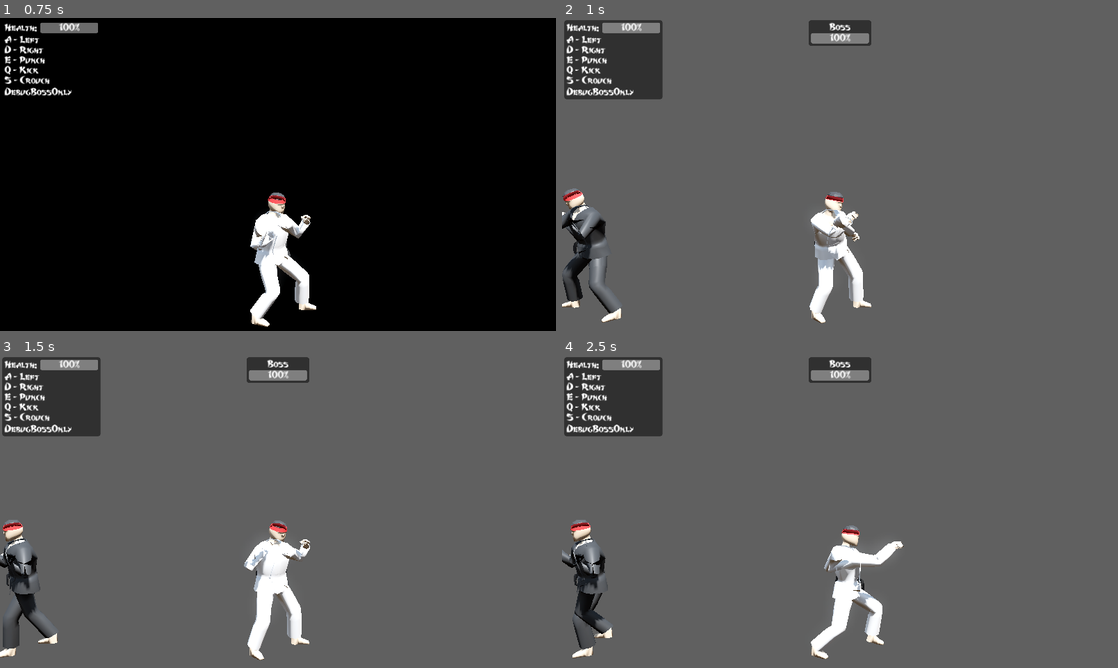
Above: before the commit, frames 1-4 (two rows, left to right).
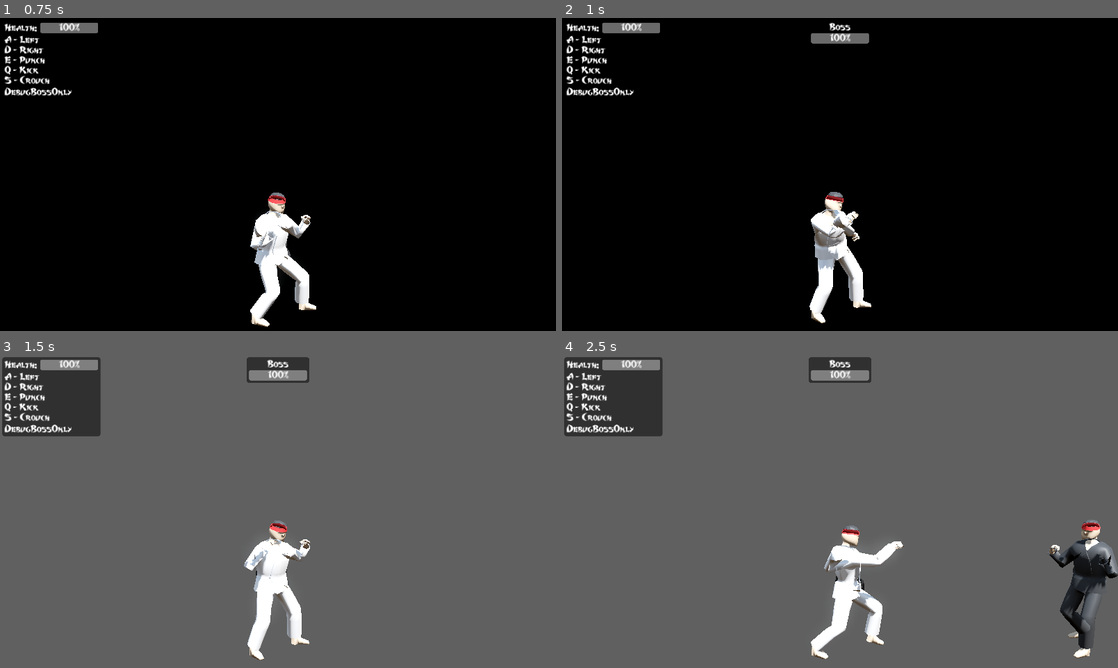
Above: after the commit, the same moments.

Repository: Oliver-Misbach/EnterTheDojo
Game: Godot game, scene res://src/level/debug_boss_only.tscn
The game is run twice, just before and just after one commit, with the same random seed, the same clock (stepped at 60 frames per second) and the same inputs. This scene is started directly instead of the project's main scene. The engine's default icon, where the game draws it, is replaced by a stand-in: a white triangle on a blue panel in a dark square.
Inputs:
- Up to frame 1 (0.75 s): tap Enter at 0.5 s; hold D (right) from 0.53 s (still down); tap S (crouch) at 0.6 s
- Up to frame 2 (1 s): keep holding D (right); tap Q (kick) at 0.8 s
- Up to frame 3 (1.5 s): release D (right) at 1.28 s; hold A (left) from 1.28 s (still down); tap Q (kick) at 1.35 s
- Up to frame 4 (2.5 s): tap E (punch) at 1.55, 2.1 s; release A (left) at 2.03 s; hold D (right) from 2.03 s (still down); tap S (crouch) at 2.3 s

Frame 1 is identical in both runs. In frame 2, 96% of the frame differs, in the area x 0-100%, y 0-100%; in frame 3, 1.5%; in frame 4, 3.5%.
Error before the commit: Invalid access to property or key 'model_scale' on a base object of type 'Nil'. (res://src/character/character.gd:64)

Commit message:
export boss behavior, combos, dodge after repeats, chances
game now ends when the boss is defeated

Diff:
--- a/src/character/enemy/boss/boss.gd
+++ b/src/character/enemy/boss/boss.gd
@@ -2,50 +2,51 @@
 extends Enemy
 
 
-var combo_queue: Array
+@export var combo_types: Array[BossCombo]
+@export var dodge_chance := 0.3
+@export var repeat_dodge_chance := 1.0
+@export var dodge_after_repeats := 3
+
+
+var combo_queue: Array[BossComboItem]
 var last_crouch: bool
 var crouch_repeats: int
 
 
 func _compute_dodge_chance(_is_punch: bool, is_crouch: bool) -> float:
-	if crouch_repeats >= 3 and last_crouch == is_crouch:
-		return 1.0 # Block after same crouch used 3 times in a row.
-	return 0.3 # Block 30%
+	if crouch_repeats >= dodge_after_repeats and last_crouch == is_crouch:
+		return repeat_dodge_chance
+	return dodge_chance
 
 
-func _process(delta: float) -> void:
-	super._process(delta)
-	$CanvasLayer/ProgressBar.value = health
+func _restart_attack() -> void:
+	enemy_crouch_timer.wait_time = randf_range(1.0, 3.0)
+	enemy_attack_timer.wait_time = enemy_crouch_timer.wait_time + 0.5
+	super._restart_attack()
 
 
 func _enemy_attack() -> void:
 	#print("Boss enemy attack... ", punch, ", ", crouch)
 
-	# [[[is_punch, is_crouch], ...] ...]
-	combo_queue = [
-		# punch, kick, punch
-		[[true, false], [false, false], [true, false]],
-		# crouch kick, punch
-		[[false, true], [true, false]],
-		# punch, punch
-		[[true, false], [true, false]],
-		# crouch kick, crouch kick
-		[[false, true], [false, true]],
-		# kick, crouch punch
-		[[false, false], [true, true]],
-	].pick_random()
-	print("[Boss] ", combo_queue.map(func(move): return ["Punch" if move[0] else "Kick", "Crouch" if move[1] else "Standing"]))
+	var combo: BossCombo = combo_types.pick_random()
+	combo_queue = combo.items.duplicate()
+
+	print("[Boss] ", combo_queue.map(func(move): return [
+		"Punch" if move.punch else "Kick",
+		"Crouch" if move.crouch else "Standing",
+	]))
+
 	next_combo_move()
 
 
 func next_combo_move() -> void:
-	var move = combo_queue.pop_front()
+	var move: BossComboItem = combo_queue.pop_front()
 	if move != null:
-		if move[0]:
+		if move.punch:
 			punch = true
 		else:
 			kick = true
-		crouch = move[1]
+		crouch = move.crouch
 	#print("[Boss] Next move: ", punch, "; ", kick, "; ", crouch)
 
 
--- a/src/character/enemy/boss/boss.tscn
+++ b/src/character/enemy/boss/boss.tscn
@@ -1,11 +1,27 @@
-[gd_scene load_steps=8 format=3 uid="uid://cgvns2h8ilclv"]
+[gd_scene load_steps=16 format=3 uid="uid://cgvns2h8ilclv"]
 
 [ext_resource type="PackedScene" uid="uid://bcqe81pkyl74u" path="res://src/character/enemy/enemy.tscn" id="1_c8mn7"]
+[ext_resource type="Script" path="res://src/character/enemy/boss/boss.gd" id="2_04r6m"]
 [ext_resource type="Texture2D" uid="uid://djbcisd3bjcvs" path="res://assets/3D Assets/Character Models/Player Character Model/Player_Character_basecolor_player_clothes.png" id="2_e2i23"]
-[ext_resource type="Script" path="res://src/character/enemy/boss/boss.gd" id="2_yx13e"]
+[ext_resource type="Script" path="res://src/character/enemy/dodge_style.gd" id="3_0nmul"]
+[ext_resource type="Script" path="res://src/character/enemy/boss/combo/combo.gd" id="3_a1thx"]
 [ext_resource type="Script" path="res://src/character/enemy/boss/state/idle.gd" id="4_1ucil"]
+[ext_resource type="Resource" uid="uid://dc3m6peqqdwji" path="res://src/character/enemy/boss/combo/type/ps_ks_ps.tres" id="4_53mqb"]
 [ext_resource type="Script" path="res://src/character/enemy/boss/state/hurt.gd" id="5_jl5eq"]
+[ext_resource type="Resource" uid="uid://cpaap3ftu6nv2" path="res://src/character/enemy/boss/combo/type/kc_ps.tres" id="5_n7kis"]
+[ext_resource type="Resource" uid="uid://cfcgoyuj05lw" path="res://src/character/enemy/boss/combo/type/ps_ps.tres" id="6_8m0cv"]
 [ext_resource type="PackedScene" uid="uid://dr5i6cxu3i8mm" path="res://src/character/enemy/boss/interface.tscn" id="6_arb2w"]
+[ext_resource type="Resource" uid="uid://ben86pv3e85uk" path="res://src/character/enemy/boss/combo/type/kc_kc.tres" id="7_kikcv"]
+[ext_resource type="Resource" uid="uid://srd8q7sbri86" path="res://src/character/enemy/boss/combo/type/ks_pc.tres" id="8_pkukm"]
+
+[sub_resource type="Resource" id="Resource_6sq2e"]
+resource_local_to_scene = true
+script = ExtResource("3_0nmul")
+repeat_attack = 0.0
+punch_standing = 0.0
+punch_crouch = 0.0
+kick_standing = 0.0
+kick_crouch = 0.0
 
 [sub_resource type="StandardMaterial3D" id="StandardMaterial3D_cje4w"]
 resource_name = "Gi"
@@ -15,9 +31,19 @@
 roughness = 0.5
 
 [node name="BossEnemy" instance=ExtResource("1_c8mn7")]
-script = ExtResource("2_yx13e")
-dodge_style = null
+script = ExtResource("2_04r6m")
+combo_types = Array[ExtResource("3_a1thx")]([ExtResource("4_53mqb"), ExtResource("5_n7kis"), ExtResource("6_8m0cv"), ExtResource("7_kikcv"), ExtResource("8_pkukm")])
+dodge_chance = 0.3
+repeat_dodge_chance = 1.0
+dodge_after_repeats = 3
+dodge_style = SubResource("Resource_6sq2e")
 health = 10.0
+
+[node name="Interface" parent="." index="0" node_paths=PackedStringArray("boss") instance=ExtResource("6_arb2w")]
+boss = NodePath("..")
+
+[node name="Sprite2D" parent="." index="2"]
+scale = Vector2(0.438, 0.438)
 
 [node name="Karate_Man" parent="Player_Character/Karate_Man_Rig/Skeleton3D" index="0"]
 surface_material_override/2 = SubResource("StandardMaterial3D_cje4w")
@@ -28,7 +54,4 @@
 [node name="Hurt" parent="StateMachine" index="2"]
 script = ExtResource("5_jl5eq")
 
-[node name="Interface" parent="." index="6" node_paths=PackedStringArray("boss") instance=ExtResource("6_arb2w")]
-boss = NodePath("..")
-
 [editable path="Player_Character"]
--- /dev/null
+++ b/src/character/enemy/boss/combo/combo.gd
@@ -0,0 +1,5 @@
+class_name BossCombo
+extends Resource
+
+
+@export var items: Array[BossComboItem]
--- /dev/null
+++ b/src/character/enemy/boss/combo/item.gd
@@ -0,0 +1,6 @@
+class_name BossComboItem
+extends Resource
+
+
+@export var punch: bool
+@export var crouch: bool
--- /dev/null
+++ b/src/character/enemy/boss/combo/type/kc_kc.tres
@@ -0,0 +1,18 @@
+[gd_resource type="Resource" script_class="BossCombo" load_steps=5 format=3 uid="uid://ben86pv3e85uk"]
+
+[ext_resource type="Script" path="res://src/character/enemy/boss/combo/item.gd" id="1_s7gws"]
+[ext_resource type="Script" path="res://src/character/enemy/boss/combo/combo.gd" id="2_3h2gi"]
+
+[sub_resource type="Resource" id="Resource_jckwb"]
+script = ExtResource("1_s7gws")
+punch = false
+crouch = true
+
+[sub_resource type="Resource" id="Resource_28bwb"]
+script = ExtResource("1_s7gws")
+punch = false
+crouch = true
+
+[resource]
+script = ExtResource("2_3h2gi")
+items = Array[ExtResource("1_s7gws")]([SubResource("Resource_jckwb"), SubResource("Resource_28bwb")])
--- /dev/null
+++ b/src/character/enemy/boss/combo/type/kc_ps.tres
@@ -0,0 +1,18 @@
+[gd_resource type="Resource" script_class="BossCombo" load_steps=5 format=3 uid="uid://cpaap3ftu6nv2"]
+
+[ext_resource type="Script" path="res://src/character/enemy/boss/combo/item.gd" id="1_q6wwl"]
+[ext_resource type="Script" path="res://src/character/enemy/boss/combo/combo.gd" id="2_g04vn"]
+
+[sub_resource type="Resource" id="Resource_jckwb"]
+script = ExtResource("1_q6wwl")
+punch = false
+crouch = true
+
+[sub_resource type="Resource" id="Resource_28bwb"]
+script = ExtResource("1_q6wwl")
+punch = true
+crouch = false
+
+[resource]
+script = ExtResource("2_g04vn")
+items = Array[ExtResource("1_q6wwl")]([SubResource("Resource_jckwb"), SubResource("Resource_28bwb")])
--- /dev/null
+++ b/src/character/enemy/boss/combo/type/ks_pc.tres
@@ -0,0 +1,18 @@
+[gd_resource type="Resource" script_class="BossCombo" load_steps=5 format=3 uid="uid://srd8q7sbri86"]
+
+[ext_resource type="Script" path="res://src/character/enemy/boss/combo/item.gd" id="1_0lc3f"]
+[ext_resource type="Script" path="res://src/character/enemy/boss/combo/combo.gd" id="2_7ivxj"]
+
+[sub_resource type="Resource" id="Resource_jckwb"]
+script = ExtResource("1_0lc3f")
+punch = false
+crouch = false
+
+[sub_resource type="Resource" id="Resource_28bwb"]
+script = ExtResource("1_0lc3f")
+punch = true
+crouch = true
+
+[resource]
+script = ExtResource("2_7ivxj")
+items = Array[ExtResource("1_0lc3f")]([SubResource("Resource_jckwb"), SubResource("Resource_28bwb")])
--- /dev/null
+++ b/src/character/enemy/boss/combo/type/ps_ks_ps.tres
@@ -0,0 +1,23 @@
+[gd_resource type="Resource" script_class="BossCombo" load_steps=6 format=3 uid="uid://dc3m6peqqdwji"]
+
+[ext_resource type="Script" path="res://src/character/enemy/boss/combo/item.gd" id="1_t5a7n"]
+[ext_resource type="Script" path="res://src/character/enemy/boss/combo/combo.gd" id="2_y7uye"]
+
+[sub_resource type="Resource" id="Resource_jckwb"]
+script = ExtResource("1_t5a7n")
+punch = true
+crouch = false
+
+[sub_resource type="Resource" id="Resource_28bwb"]
+script = ExtResource("1_t5a7n")
+punch = false
+crouch = false
+
+[sub_resource type="Resource" id="Resource_pt18l"]
+script = ExtResource("1_t5a7n")
+punch = true
+crouch = false
+
+[resource]
+script = ExtResource("2_y7uye")
+items = Array[ExtResource("1_t5a7n")]([SubResource("Resource_jckwb"), SubResource("Resource_28bwb"), SubResource("Resource_pt18l")])
--- /dev/null
+++ b/src/character/enemy/boss/combo/type/ps_ps.tres
@@ -0,0 +1,18 @@
+[gd_resource type="Resource" script_class="BossCombo" load_steps=5 format=3 uid="uid://cfcgoyuj05lw"]
+
+[ext_resource type="Script" path="res://src/character/enemy/boss/combo/item.gd" id="1_s6bp2"]
+[ext_resource type="Script" path="res://src/character/enemy/boss/combo/combo.gd" id="2_owv0q"]
+
+[sub_resource type="Resource" id="Resource_jckwb"]
+script = ExtResource("1_s6bp2")
+punch = true
+crouch = false
+
+[sub_resource type="Resource" id="Resource_28bwb"]
+script = ExtResource("1_s6bp2")
+punch = true
+crouch = false
+
+[resource]
+script = ExtResource("2_owv0q")
+items = Array[ExtResource("1_s6bp2")]([SubResource("Resource_jckwb"), SubResource("Resource_28bwb")])
--- a/src/character/enemy/boss/state/hurt.gd
+++ b/src/character/enemy/boss/state/hurt.gd
@@ -1,12 +1,15 @@
 extends "res://src/character/state/hurt.gd"
+
+
+var _last_crouch: bool
 
 
 func _enter() -> void:
 	super._enter()
 
-	# character.target.crouch is still the same.
-	if character.last_crouch == character.crouch:
-		character.crouch_repeats += 1
-	else:
-		character.crouch_repeats = 1
-	character.last_crouch = character.crouch #character.target.crouch
+	if _last_crouch != character.crouch:
+		# Player changed their crouching.
+		character.crouch_repeats = 0
+
+	character.crouch_repeats += 1
+	_last_crouch = character.crouch
--- a/src/character/enemy/enemy.gd
+++ b/src/character/enemy/enemy.gd
@@ -73,7 +73,7 @@
 			#       this would remove the need to calculate chance_per_frame
 			if randf() < chance_per_frame:
 				_dodge_crouch()
-				_reset_attack()
+				_restart_attack()
 		elif target.state_machine.current != target.state_death:
 			if state_machine.current == state_idle:
 				if enemy_crouch_timer.is_stopped() and not _has_changed_crouch:
@@ -81,11 +81,8 @@
 					_match_crouch()
 
 				if enemy_attack_timer.is_stopped():
-					_has_changed_crouch = false
 					_attack()
-
-					enemy_crouch_timer.start()
-					enemy_attack_timer.start()
+					_restart_attack()
 
 	super._physics_process(delta)
 
@@ -94,7 +91,7 @@
 
 
 # Prevents the enemy from crouching/uncrouching too quickly.
-func _reset_attack() -> void:
+func _restart_attack() -> void:
 	_has_changed_crouch = false
 
 	enemy_crouch_timer.stop()
--- a/src/global/global.gd
+++ b/src/global/global.gd
@@ -43,7 +43,8 @@
 		get_tree().change_scene_to_packed(levels[encrypted.state.level])
 
 
-func reset_game_state() -> void:
+func finalize_game() -> void:
+	encrypted.high_score = maxi(encrypted.high_score, encrypted.state.score)
 	encrypted.state = GameState.new()
 	save_enc()
 
--- a/src/level/level3.tscn
+++ b/src/level/level3.tscn
@@ -7,3 +7,6 @@
 
 [node name="Sprite2D" parent="Background" index="0"]
 texture = ExtResource("2_3ukqg")
+
+[node name="CollisionShape2D" parent="NextLevel" index="0"]
+disabled = true
--- a/src/world/enemy_spawner.gd
+++ b/src/world/enemy_spawner.gd
@@ -38,9 +38,17 @@
 		]
 
 	var enemy: Enemy = types.pick_random().instantiate()
+	enemy.world = world
 	enemy.target = world.player
 	enemy.position = world.player.position + Vector2.RIGHT * spawn_distance
 	add_child(enemy)
 
 	enemies.push_back(enemy)
-	enemy.death.connect(enemies.erase.bind(enemy))
+	enemy.death.connect(_on_enemy_death.bind(enemy))
+
+
+func _on_enemy_death(enemy: Enemy) -> void:
+	enemies.erase(enemy)
+	if enemy is Boss:
+		var complete_timer := get_tree().create_timer(1.0)
+		Global.ok(complete_timer.timeout.connect(world.complete_level))
